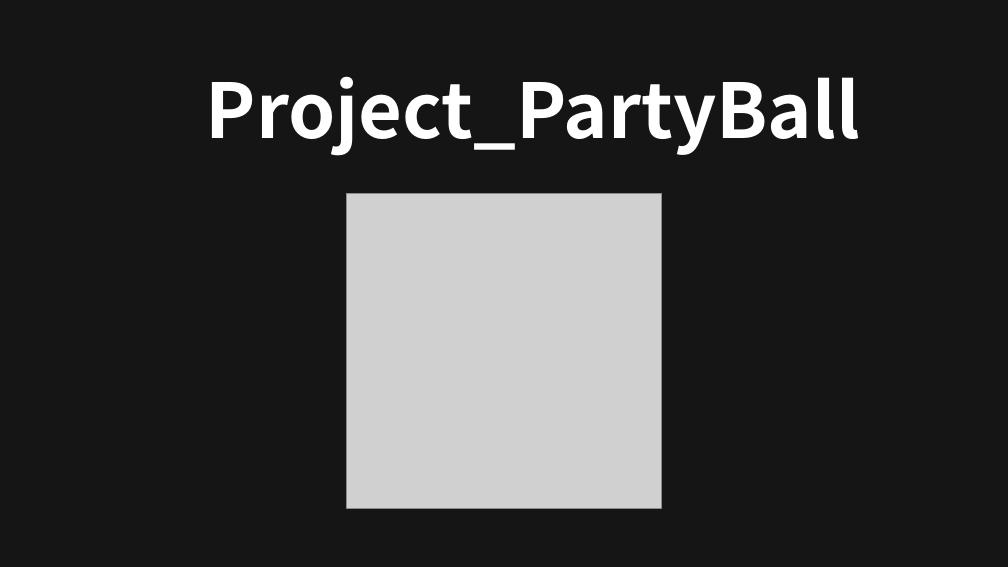
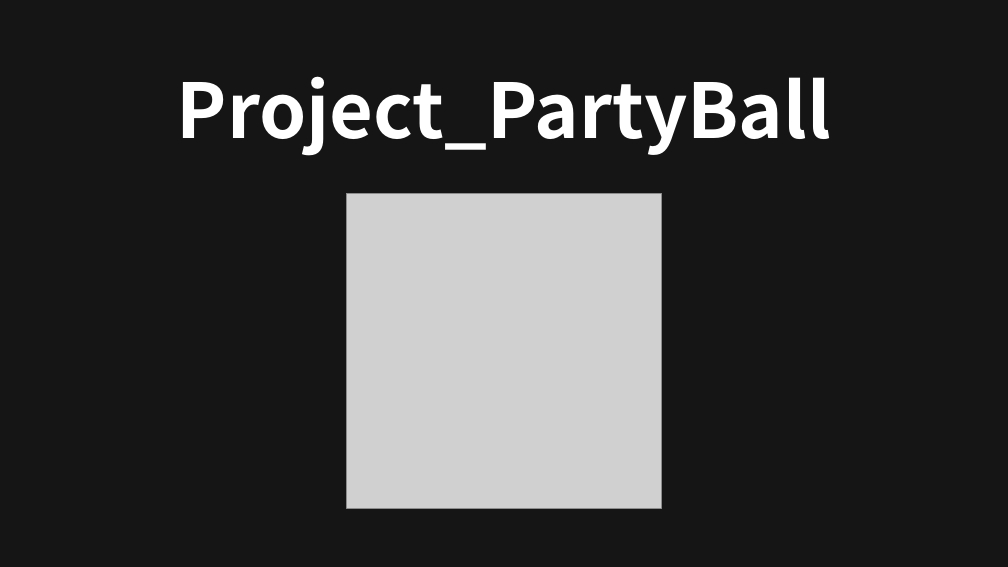
Before and after one commit to kjpark102312/Jagu_Agis, a slide deck: slide 1 of Presentation/AGIS 발표자료.pptx. Drawn at 1008x567 pixels with LibreOffice and Linux fonts; fonts in the diff are those of the drawing; grey boxes stand for pictures; background and template pictures are left out; a plain dark background stands for a picture behind light text. Boxes give left, top, right and bottom in pixels: in the first picture for what was removed or moved away, otherwise in the second. Text is boxed around its words. In the diff, an @@ line names an element or a change of style, - is before the commit and + after.

```diff
--- a/Presentation/AGIS 발표자료.pptx
+++ b/Presentation/AGIS 발표자료.pptx
@@ text "Project_PartyBall": place and size @@
-text "Project_PartyBall" at bbox=[206, 76, 860, 156]
+text "Project_PartyBall" at bbox=[177, 76, 831, 156]
```
Also in this commit, not shown: 2 other slides changed, 3 slides added, 8 slides removed.
